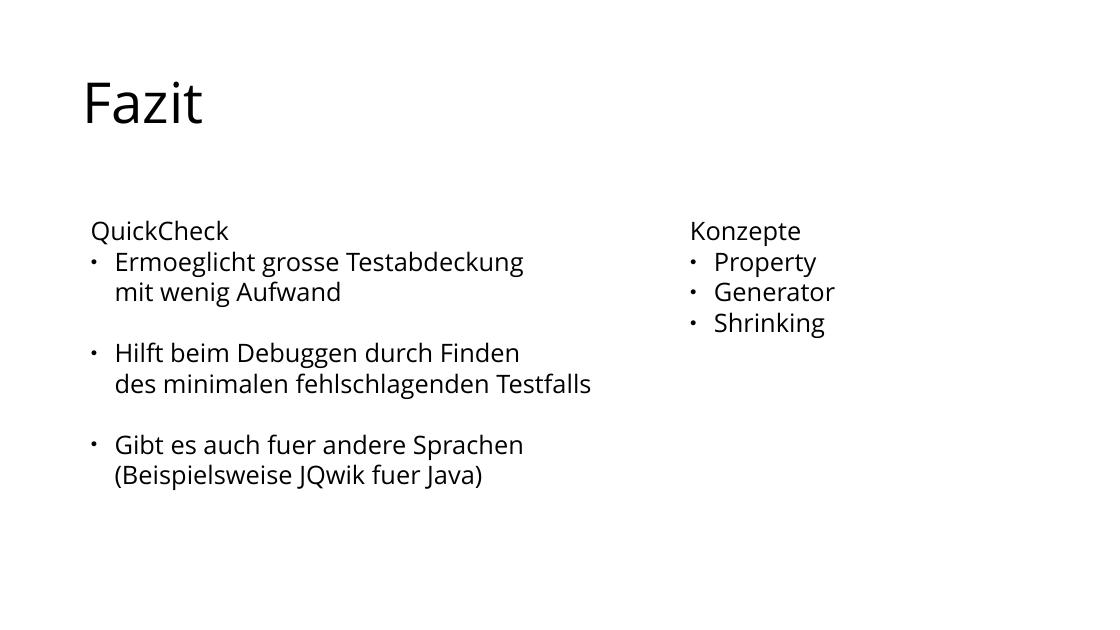
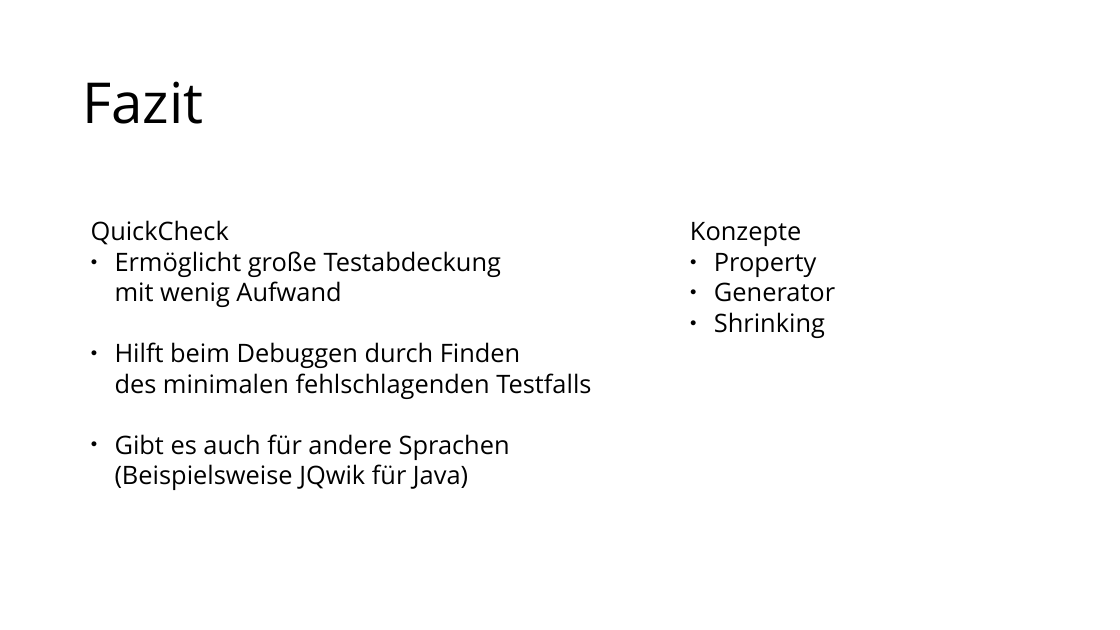
Before and after one commit to MoritzGoeckel/QuickCheck_Experiments, a slide deck: slide 12 of Praesentation.odp. Drawn at 1120x630 pixels with LibreOffice and Linux fonts; fonts in the diff are those of the drawing. Boxes give left, top, right and bottom in pixels: in the first picture for what was removed or moved away, otherwise in the second. Text is boxed around its words. In the diff, an @@ line names an element or a change of style, - is before the commit and + after.

```diff
--- a/Praesentation.odp
+++ b/Praesentation.odp
@@ text at (115, 251, 501, 307): text changed @@
-● Ermoeglicht grosse Testabdeckung
-  mit wenig Aufwand
+● Ermöglicht große Testabdeckung
+  mit wenig Aufwand
@@ text at (115, 434, 510, 490): text changed @@
-● Gibt es auch fuer andere Sprachen
-  (Beispielsweise JQwik fuer Java)
+● Gibt es auch für andere Sprachen
+  (Beispielsweise JQwik für Java)
```
Also in this commit, not shown: 5 other slides changed, 2 other files.
